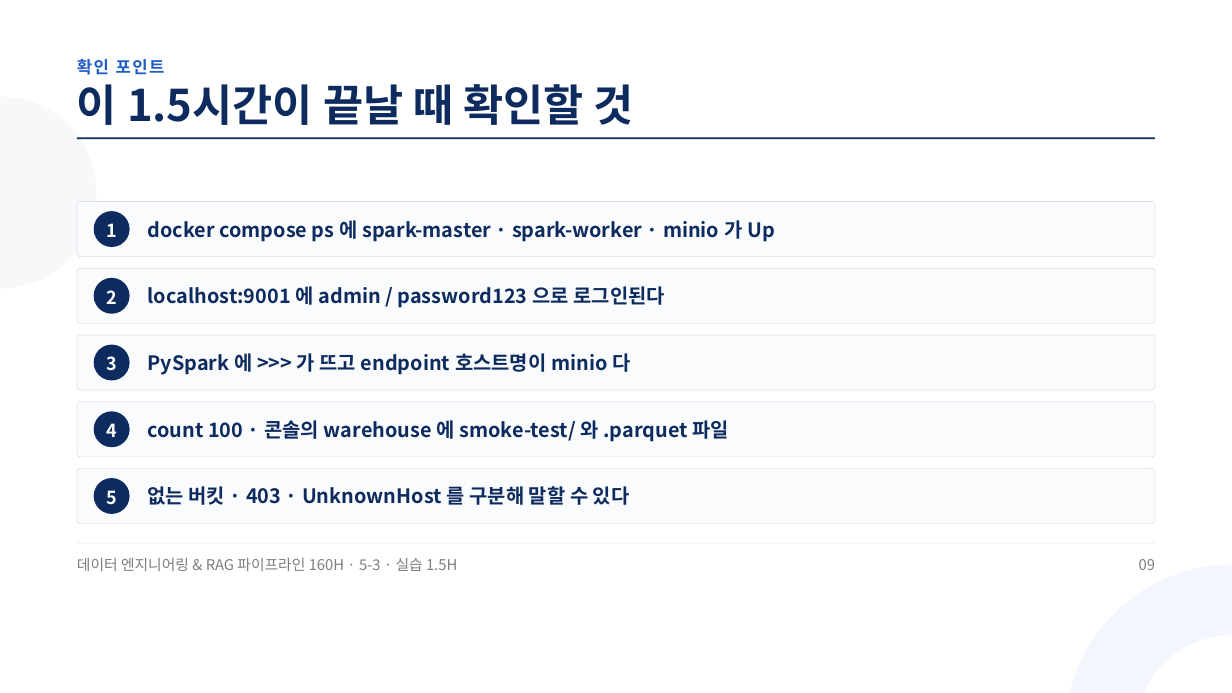
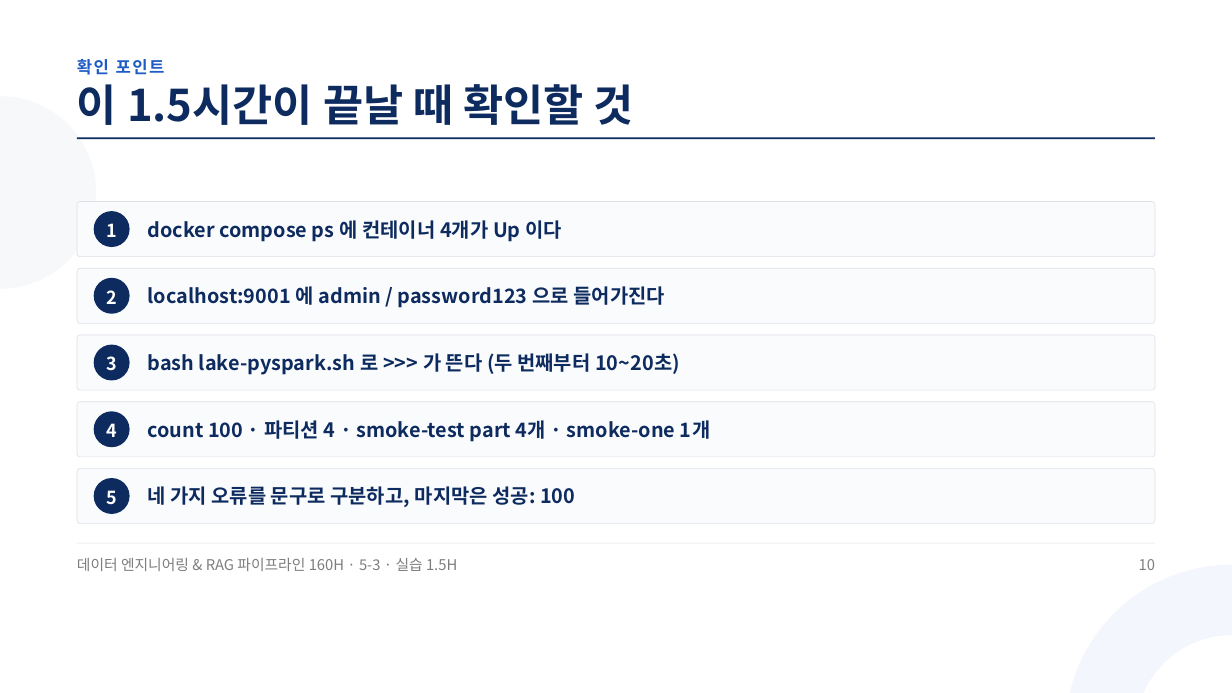
Before and after one commit to aebonlee/materials, a slide deck: slide 10 of data-eng/decks/w5d3s2.pptx (slide 9 before the commit). Drawn at 1232x693 pixels with LibreOffice and Linux fonts; fonts in the diff are those of the drawing. Boxes give left, top, right and bottom in pixels: in the first picture for what was removed or moved away, otherwise in the second. Text is boxed around its words. In the diff, an @@ line names an element or a change of style, - is before the commit and + after.

```diff
--- a/data-eng/decks/w5d3s2.pptx
+++ b/data-eng/decks/w5d3s2.pptx
@@ text at (x1=148, y1=220, x2=562, y2=242): text changed @@
-docker compose ps 에 spark-master · spark-worker · minio 가 Up
+docker compose ps 에 컨테이너 4개가 Up 이다
@@ text at (x1=148, y1=286, x2=665, y2=308): text changed @@
-localhost:9001 에 admin / password123 으로 로그인된다
+localhost:9001 에 admin / password123 으로 들어가진다
@@ text at (x1=148, y1=353, x2=680, y2=375): text changed @@
-PySpark 에 >>> 가 뜨고 endpoint 호스트명이 minio 다
+bash lake-pyspark.sh 로 >>> 가 뜬다 (두 번째부터 10~20초)
@@ text at (x1=148, y1=420, x2=710, y2=442): text changed @@
-count 100 · 콘솔의 warehouse 에 smoke-test/ 와 .parquet 파일
+count 100 · 파티션 4 · smoke-test part 4개 · smoke-one 1개
@@ text at (x1=148, y1=486, x2=575, y2=507): text changed @@
-없는 버킷 · 403 · UnknownHost 를 구분해 말할 수 있다
+네 가지 오류를 문구로 구분하고, 마지막은 성공: 100
@@ text at (x1=1139, y1=559, x2=1155, y2=570): text changed @@
-09
+10
```
Also in this commit, not shown: 6 other slides changed, 4 slides added, 3 slides removed, 20 other files.
